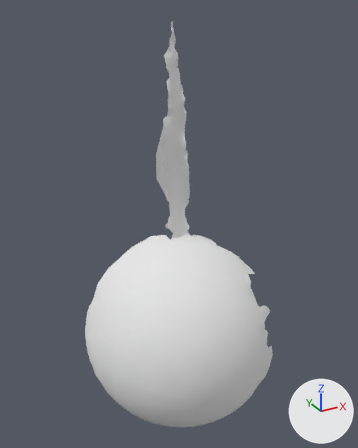
The OBJ model res/pendulum_horizontal/Pendulum_horizontal.000019.obj as it was, and as the next commit left it.
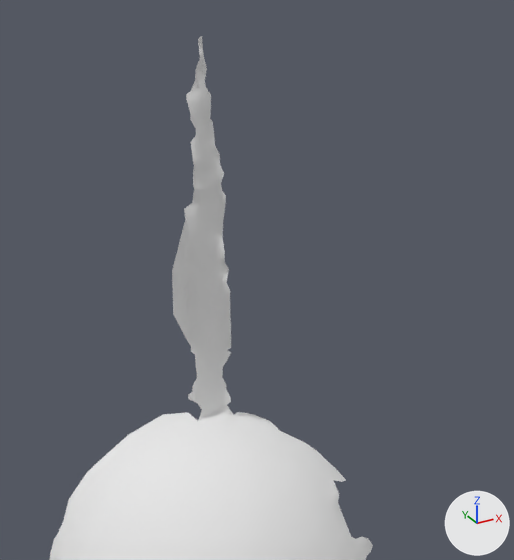
Each version appears first whole from a camera (50 mm lens) standing at (-69.0, -432.0, 424.0) and looking at (229.0, 111.0, 152.0), and next in a close-up on the part from 16% to 98% of the width and 0% to 71% of the height. The lights are fixed; the arrows at lower right show +X, +Y and +Z. Where no turn or scale is listed for an object, it has been applied to the vertices.

Script lines for the objects in view, before the commit:
```python
me_pendulum_horizontal_000019 = bpy.data.meshes.new('Pendulum_horizontal.000019')
me_pendulum_horizontal_000019.from_pydata(...)  # 5356 vertices, 10525 faces; spans x 98.0..339.0, y -12.0..209.0, z -175.0..407.0
me_pendulum_horizontal_000019.materials.append(mat_pendulum_horizontal_000019)  # white #e7e7e7
ob_pendulum_horizontal_000019 = bpy.data.objects.new('Pendulum_horizontal.000019', me_pendulum_horizontal_000019)
ob_pendulum_horizontal_000019.location = (0.0, 0.0, 0.0)
```
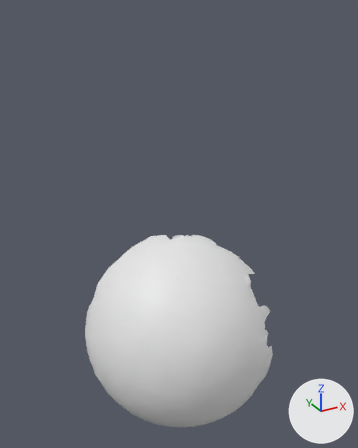
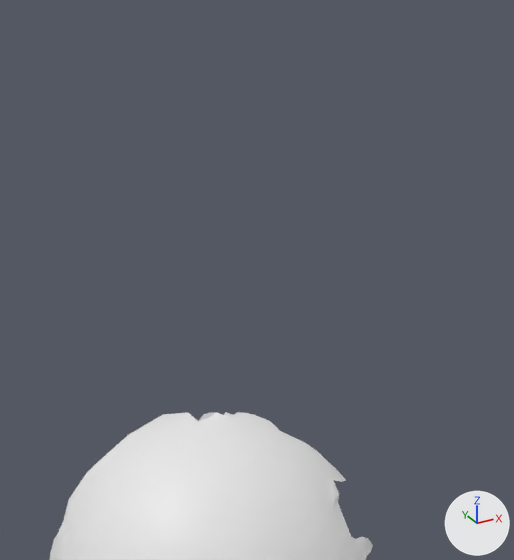
Changed parts and their boxes (x1, y1, x2, y2) in the close-ups (514 x 560 px):
'Pendulum_horizontal.000019', reshaped
    before: (49, 36, 373, 560)
    after: (49, 412, 373, 560)
part 1 of me_pendulum_horizontal_000019, deleted
    before: (172, 36, 234, 421)

Patch to the scene script:
```diff
--- a/res/pendulum_horizontal/Pendulum_horizontal.000019.obj.py
+++ b/res/pendulum_horizontal/Pendulum_horizontal.000019.obj.py
@@ me_pendulum_horizontal_000019 @@
 # used by ob_pendulum_horizontal_000019; location = (0.0, 0.0, 0.0)
-me_pendulum_horizontal_000019.from_pydata(...)  # 5356 vertices, 10525 faces; spans x 98.0..339.0, y -12.0..209.0, z -175.0..407.0
-me_pendulum_horizontal_000019.materials.append(mat_pendulum_horizontal_000019)  # white #e7e7e7
+me_pendulum_horizontal_000019.from_pydata(...)  # 4859 vertices, 9614 faces; spans x 98.0..339.0, y -12.0..209.0, z -175.0..120.0
+# me_pendulum_horizontal_000019 part 1: 497 vertices removed from x 206.0..262.0, y 130.0..152.0, z 122.0..407.0
```
